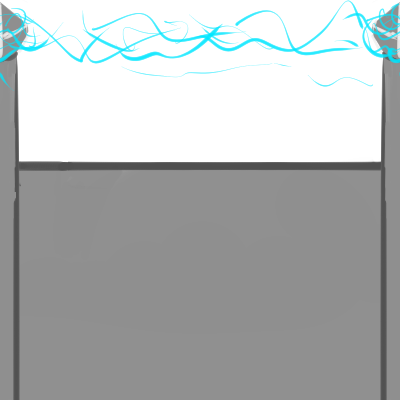
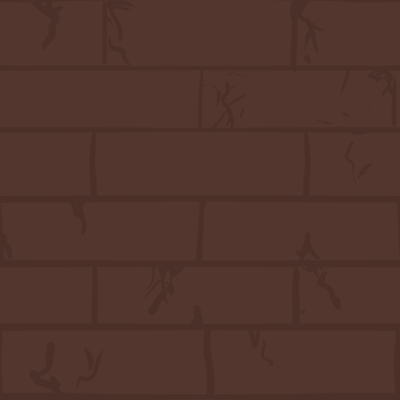
Comparing the layer stacks of the two w=400, h=400 images. Changes:
hid "Layer 11" over [0, 0, 400, 256]
hid "Layer 10" over [0, 0, 400, 400]
hid "Layer 8" over [0, 112, 400, 240]
hid "Layer 9" over [0, 0, 400, 400]
added group "Layer 15" with 3 layers above "Layer 13" over [0, 0, 400, 400]
added layer "Layer 14" in group "Layer 15" over [0, 0, 400, 400]
showed "Copy of Layer 7" (2nd of 2, in "Layer 15"), moved it into group "Layer 15", masked it over [0, 0, 400, 400]
